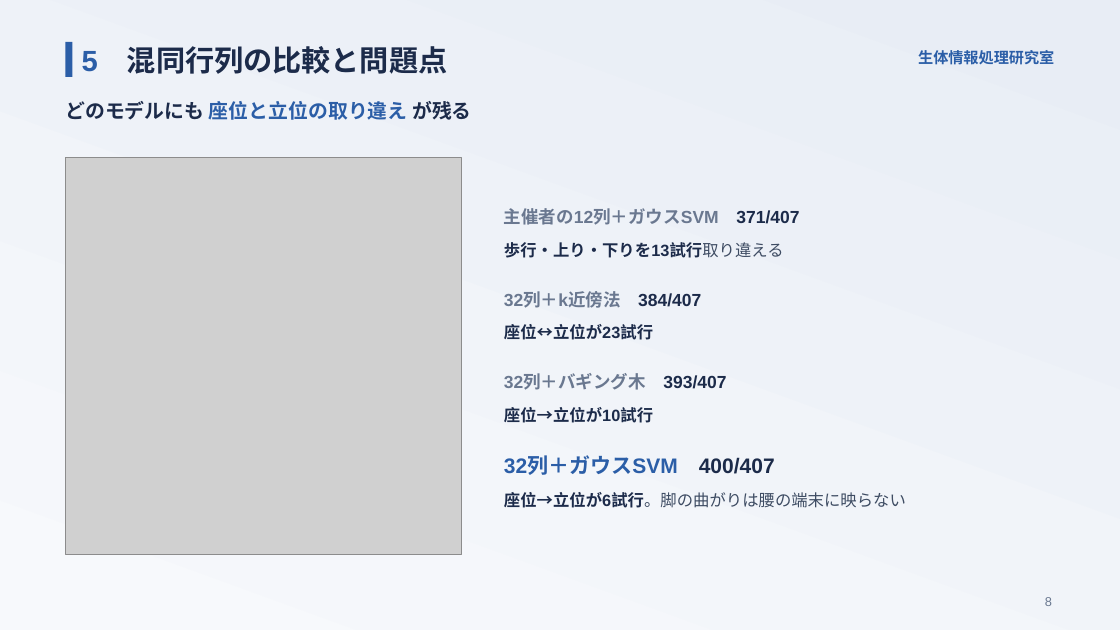
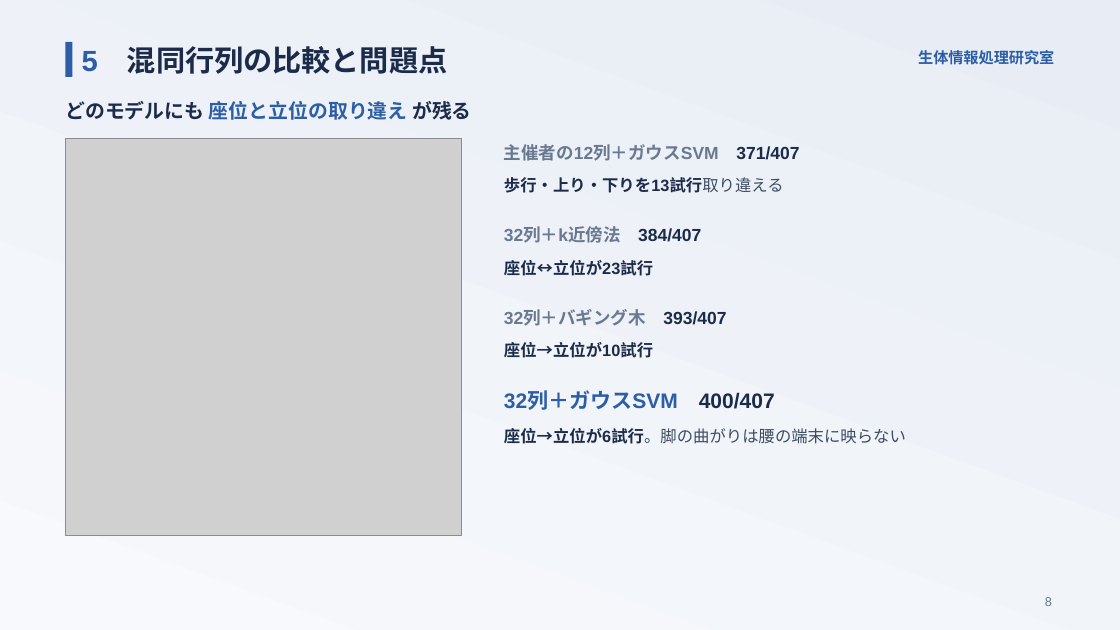
Before and after one commit to takuto-nohara/DataScienceContest, a slide deck: slide 8 of presentation/final_seitailab.pptx. Drawn at 1120x630 pixels with LibreOffice and Linux fonts; fonts in the diff are those of the drawing; grey boxes stand for pictures. Boxes give left, top, right and bottom in pixels: in the first picture for what was removed or moved away, otherwise in the second. Text is boxed around its words. In the diff, an @@ line names an element or a change of style, - is before the commit and + after.

```diff
--- a/presentation/final_seitailab.pptx
+++ b/presentation/final_seitailab.pptx
@@ picture: place and size @@
-picture at (66, 158, 462, 555)
+picture at (66, 139, 462, 535)
@@ 8 texts: place and size @@
-8 texts at (504, 208, 906, 508)
+8 texts at (504, 144, 906, 444)
```
Also in this commit, not shown: 6 other slides changed, 12 other files.
